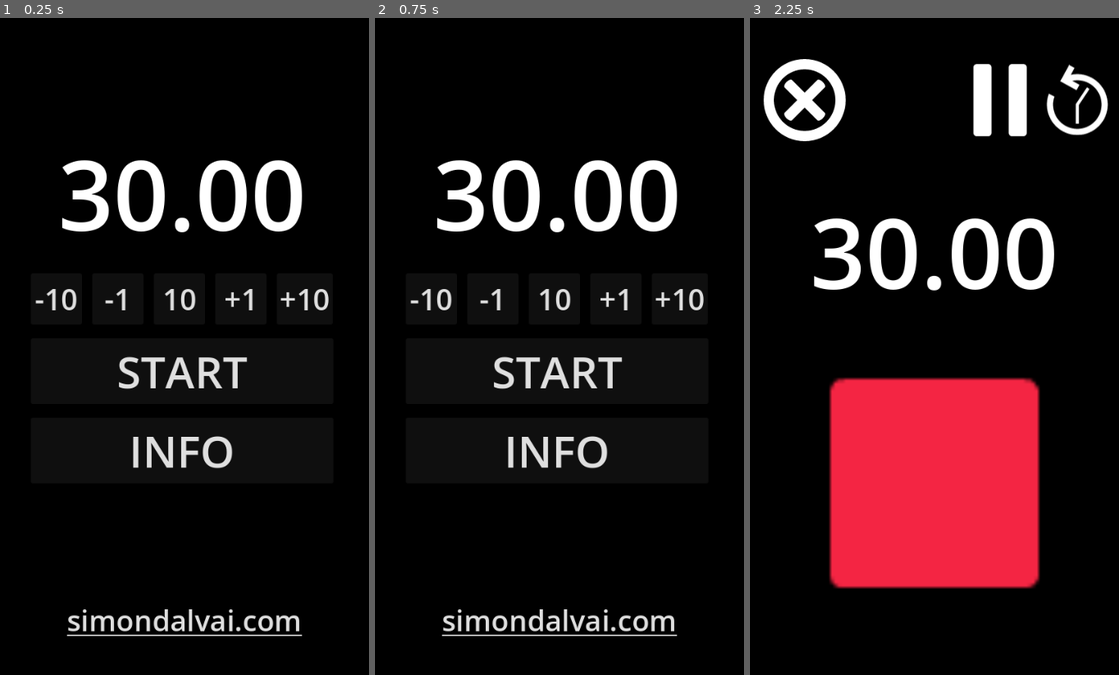
Above: before the commit, frames 1-3 (left to right).
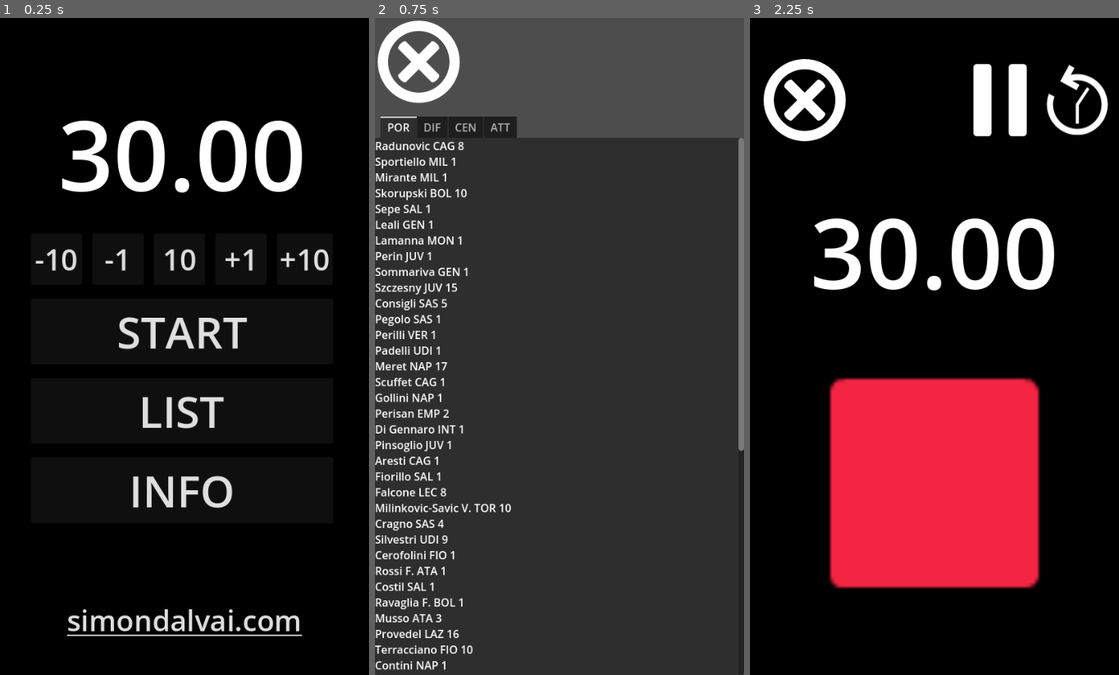
Above: after the commit, the same moments.

Repository: dulvui/condor
Game: Godot game, scene res://src/menu/Menu.tscn
The game is run twice, just before and just after one commit, with the same random seed, the same clock (stepped at 60 frames per second) and the same inputs. Sound files missing from this copy of the repository are replaced by a short silence.
Inputs (mouse positions are in pixels of both pictures, inside the frame that each line leads up to):
- Up to frame 1 (0.25 s): no input
- Up to frame 2 (0.75 s): click (555, 412) at 0.5 s, where only the run after the commit has a clickable "LIST"
- Up to frame 3 (2.25 s): click (794, 63) at 1.27 s; click "START" at 2 s

The runs differ from the first frame. In frame 1, 9.4% of the frame differs, in the area x 9-90%, y 15-75%; in frame 2, 99%, in the area x 0-100%, y 0-100%; in frame 3, nothing differs.

Commit message:
add player list to menu

Diff:
--- a/app/src/menu/Menu.gd
+++ b/app/src/menu/Menu.gd
@@ -12,10 +12,6 @@
 
 func _ready() -> void:
 	time_label.text = "%2.2f"%Config.active_time
-
-
-func _on_start_pressed() -> void:
-	get_tree().change_scene_to_file("res://src/main/Main.tscn")
 
 func _on_homepage_pressed() -> void:
 	OS.shell_open("https://simondalvai.com")
@@ -53,6 +49,11 @@
 	Config.save_all_data()
 	time_label.text = "%2.2f"%Config.active_time
 
+func _on_start_pressed() -> void:
+	get_tree().change_scene_to_file("res://src/main/Main.tscn")
 
 func _on_credits_pressed() -> void:
 	pass # Replace with function body.
+
+func _on_list_pressed() -> void:
+	get_tree().change_scene_to_file("res://src/player-list/PlayerList.tscn")
--- a/app/src/menu/Menu.tscn
+++ b/app/src/menu/Menu.tscn
@@ -80,6 +80,11 @@
 theme_override_font_sizes/font_size = 64
 text = "START"
 
+[node name="List" type="Button" parent="VBoxContainer"]
+layout_mode = 2
+theme_override_font_sizes/font_size = 64
+text = "LIST"
+
 [node name="Credits" type="Button" parent="VBoxContainer"]
 layout_mode = 2
 theme_override_font_sizes/font_size = 64
@@ -110,5 +115,6 @@
 [connection signal="pressed" from="VBoxContainer/TimeSettings/PlusSeconds" to="." method="_on_plus_seconds_pressed"]
 [connection signal="pressed" from="VBoxContainer/TimeSettings/PlusMinutes" to="." method="_on_plus_minutes_pressed"]
 [connection signal="pressed" from="VBoxContainer/Start" to="." method="_on_start_pressed"]
+[connection signal="pressed" from="VBoxContainer/List" to="." method="_on_list_pressed"]
 [connection signal="pressed" from="VBoxContainer/Credits" to="." method="_on_credits_pressed"]
 [connection signal="pressed" from="Homepage" to="." method="_on_homepage_pressed"]
--- a/app/player-list/PlayerList.gd
+++ b/app/src/player-list/PlayerList.gd
@@ -73,3 +73,8 @@
 
 func player_to_string(player:Dictionary) -> String:
 	return "%s %s %s"%[player["name"],player["team"],player["price_initial"]]
+
+
+
+func _on_back_pressed() -> void:
+	get_tree().change_scene_to_file("res://src/menu/Menu.tscn")
--- a/app/player-list/PlayerList.tscn
+++ b/app/src/player-list/PlayerList.tscn
@@ -1,6 +1,7 @@
-[gd_scene load_steps=2 format=3 uid="uid://cmxee5ywoanvl"]
+[gd_scene load_steps=3 format=3 uid="uid://cmxee5ywoanvl"]
 
-[ext_resource type="Script" path="res://player-list/PlayerList.gd" id="1_twu85"]
+[ext_resource type="Script" path="res://src/player-list/PlayerList.gd" id="1_fcu3v"]
+[ext_resource type="Texture2D" uid="uid://78gth2yfhuwk" path="res://assets/cancel.png" id="2_whg6t"]
 
 [node name="PlayerList" type="Control"]
 layout_mode = 3
@@ -9,7 +10,7 @@
 anchor_bottom = 1.0
 grow_horizontal = 2
 grow_vertical = 2
-script = ExtResource("1_twu85")
+script = ExtResource("1_fcu3v")
 
 [node name="FileDialog" type="FileDialog" parent="."]
 title = "Open a File"
@@ -20,11 +21,18 @@
 access = 2
 filters = PackedStringArray("*.csv")
 
+[node name="Back" type="TextureButton" parent="."]
+offset_right = 128.0
+offset_bottom = 128.0
+texture_normal = ExtResource("2_whg6t")
+flip_h = true
+
 [node name="TabContainer" type="TabContainer" parent="."]
 layout_mode = 1
 anchors_preset = 15
 anchor_right = 1.0
 anchor_bottom = 1.0
+offset_top = 144.0
 grow_horizontal = 2
 grow_vertical = 2
 
@@ -45,3 +53,4 @@
 
 [connection signal="confirmed" from="FileDialog" to="." method="_on_file_dialog_confirmed"]
 [connection signal="file_selected" from="FileDialog" to="." method="_on_file_dialog_file_selected"]
+[connection signal="pressed" from="Back" to="." method="_on_back_pressed"]
